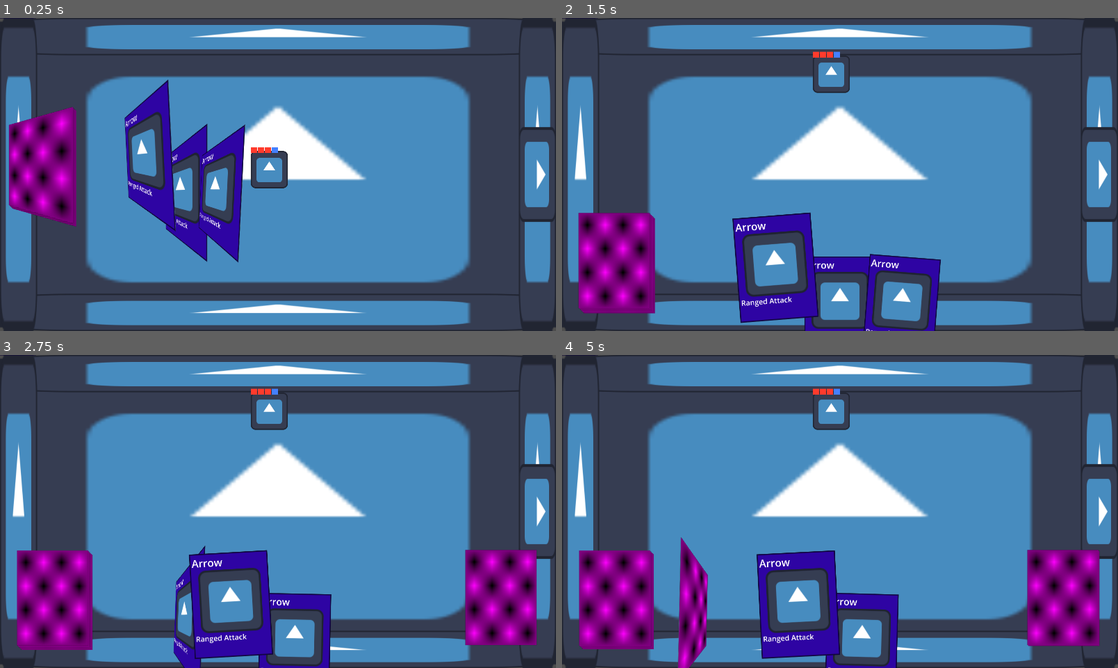
Above: before the commit, frames 1-4 (two rows, left to right).
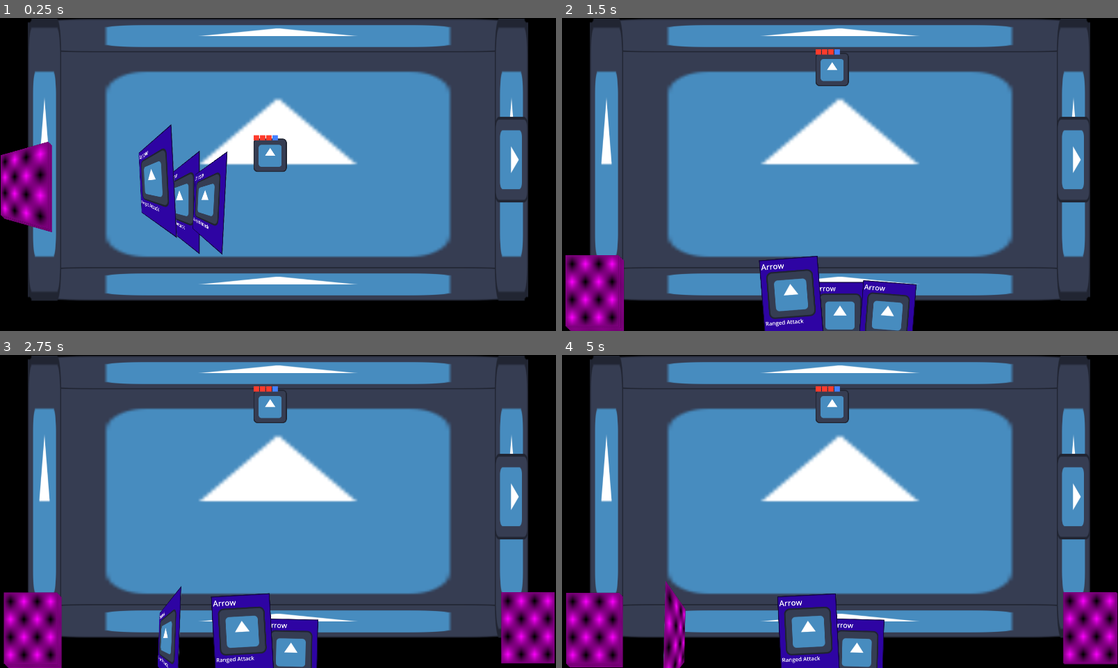
Above: after the commit, the same moments.

Repository: MamaDespik/GGJ-1
Game: Godot game, scene res://game.tscn
Two runs of this game, one before a commit and one after it. Both use one fixed random seed, a clock stepped at 60 frames per second and the inputs below. The engine's default icon, where the game draws it, is replaced by a stand-in: a white triangle on a blue panel in a dark square. Sound files missing from this copy of the repository are replaced by a short silence.
Inputs (mouse positions are in pixels of both pictures, inside the frame that each line leads up to):
- Up to frame 1 (0.25 s): no input
- Up to frame 2 (1.5 s): move the mouse to (867, 174) at 0.52 s; hold Mouse wheel up (change_highlight_left) 0.53-1.28 s; hold W (move_up) from 0.53 s (still down); move the mouse to (812, 174) at 1.27 s; tap Mouse wheel down (change_highlight_right) at 1.35 s
- Up to frame 3 (2.75 s): keep holding W (move_up); tap Enter at 2 s; move the mouse to (289, 505) at 2.02 s; press the mouse at (289, 505) at 2.03 s
- Up to frame 4 (5 s): keep holding W (move_up); move the mouse to (834, 517) at 2.77 s; release the mouse at (834, 517) at 2.78 s; tap Mouse wheel up (change_highlight_left) at 2.85 s; tap Space at 3.5 s; move the mouse to (878, 514) at 3.52 s; hold Mouse wheel down (change_highlight_right) 3.53-4.28 s; tap Enter at 4.25 s; move the mouse to (795, 508) at 4.27 s; click (795, 508) at 4.35 s

The runs differ from the first frame. In frame 1, 49% of the frame differs, in the area x 0-100%, y 0-100%; in frame 2, 46%; in frame 3, 48%; in frame 4, 49%.

Commit message:
Screen Spacing Adjustments

Diff:
--- a/godovelopment-game-jam-1/Cards/Card.tscn
+++ b/godovelopment-game-jam-1/Cards/Card.tscn
@@ -30,6 +30,7 @@
 
 [node name="CardSprite" type="Sprite2D" parent="."]
 position = Vector2(0, -163)
+scale = Vector2(0.75, 0.75)
 texture = SubResource("ViewportTexture_37kl0")
 
 [node name="CardModelViewport" type="SubViewport" parent="CardSprite"]
--- a/godovelopment-game-jam-1/Cards/CardsContainer.tscn
+++ b/godovelopment-game-jam-1/Cards/CardsContainer.tscn
@@ -11,19 +11,19 @@
 script = ExtResource("1_pb388")
 
 [node name="DrawPilePosition" type="Node2D" parent="."]
-position = Vector2(180, 1000)
+position = Vector2(104, 1104)
 
 [node name="DrawPile" parent="DrawPilePosition" instance=ExtResource("2_3qmae")]
 unique_name_in_owner = true
 
 [node name="HandPosition" type="Node2D" parent="."]
-position = Vector2(960, 1150)
+position = Vector2(960, 1197)
 
 [node name="Hand" parent="HandPosition" instance=ExtResource("2_5ohjb")]
 unique_name_in_owner = true
 
 [node name="DiscardPilePosition" type="Node2D" parent="."]
-position = Vector2(1730, 1000)
+position = Vector2(1823, 1104)
 
 [node name="DiscardPile" parent="DiscardPilePosition" instance=ExtResource("1_5ohjb")]
 unique_name_in_owner = true
--- a/godovelopment-game-jam-1/Cards/card.gd
+++ b/godovelopment-game-jam-1/Cards/card.gd
@@ -11,7 +11,7 @@
 var position_tween:Tween
 var target_angle:float = 0
 var initial_card_height:float
-var highlighted_height_adjustment:float = -100
+var highlighted_height_adjustment:float = -50
 var player:Player
 var current_card_action:CardAction
 var simulated:bool = false
--- a/godovelopment-game-jam-1/Cards/card_picker.tscn
+++ b/godovelopment-game-jam-1/Cards/card_picker.tscn
@@ -22,7 +22,6 @@
 
 [node name="Hand" parent="." instance=ExtResource("2_sqb8c")]
 position = Vector2(960, 811)
-scale = Vector2(2, 2)
 
 [node name="Label" type="Label" parent="."]
 offset_left = 501.0
--- a/godovelopment-game-jam-1/Cards/hand.gd
+++ b/godovelopment-game-jam-1/Cards/hand.gd
@@ -2,7 +2,7 @@
 class_name Hand
 
 var hand_size:int = 3
-var spacing:int = 200
+var spacing:int = 150
 var angle_spacing:float = PI/40
 var cards:Array[Card]
 var highlight_index:int = 0
--- a/godovelopment-game-jam-1/Levels/shop_room.tscn
+++ b/godovelopment-game-jam-1/Levels/shop_room.tscn
@@ -103,7 +103,6 @@
 
 [node name="Hand" parent="CardRemovalZone" index="2" instance=ExtResource("8_qt6ip")]
 position = Vector2(959, 567)
-scale = Vector2(2, 2)
 
 [node name="RemoveCardLabel2" type="Label" parent="CardRemovalZone" index="3"]
 visible = false
--- a/godovelopment-game-jam-1/game.gd
+++ b/godovelopment-game-jam-1/game.gd
@@ -6,8 +6,8 @@
 var current_region:Region
 var current_floor:Floor
 
-@onready var player = $Player
-@onready var floor_container = $FloorContainer
+@onready var player = %Player
+@onready var floor_container = %FloorContainer
 @onready var cards_container: CardsContainer = $CardsContainer
 @onready var fader: ColorRect = $Fader
 
--- a/godovelopment-game-jam-1/game.tscn
+++ b/godovelopment-game-jam-1/game.tscn
@@ -10,13 +10,37 @@
 script = ExtResource("1_7jktm")
 region_scenes = Array[PackedScene]([ExtResource("2_7jktm")])
 
-[node name="FloorContainer" type="Node2D" parent="."]
+[node name="Background" type="ColorRect" parent="."]
+custom_minimum_size = Vector2(1920, 1080)
+offset_right = 1920.0
+offset_bottom = 1080.0
+mouse_filter = 2
+color = Color(0, 0, 0, 1)
 
-[node name="Player" parent="." instance=ExtResource("2_fc0e3")]
+[node name="SubViewportContainer" type="SubViewportContainer" parent="."]
+custom_minimum_size = Vector2(1920, 1080)
+offset_left = 96.0
+offset_top = 3.0
+offset_right = 2016.0
+offset_bottom = 1083.0
+scale = Vector2(0.9, 0.9)
+
+[node name="SubViewport" type="SubViewport" parent="SubViewportContainer"]
+disable_3d = true
+transparent_bg = true
+handle_input_locally = false
+size = Vector2i(1920, 1080)
+render_target_update_mode = 4
+
+[node name="FloorContainer" type="Node2D" parent="SubViewportContainer/SubViewport"]
+unique_name_in_owner = true
+
+[node name="Player" parent="SubViewportContainer/SubViewport" instance=ExtResource("2_fc0e3")]
+unique_name_in_owner = true
 position = Vector2(930, 523)
 
 [node name="CardsContainer" parent="." node_paths=PackedStringArray("player", "draw_pile") instance=ExtResource("3_7jktm")]
-player = NodePath("../Player")
+player = NodePath("../SubViewportContainer/SubViewport/Player")
 draw_pile = NodePath("TestDeck")
 
 [node name="TestDeck" parent="CardsContainer" instance=ExtResource("4_fc0e3")]
@@ -24,4 +48,5 @@
 
 [node name="Fader" type="ColorRect" parent="."]
 custom_minimum_size = Vector2(1920, 1080)
+mouse_filter = 2
 color = Color(0, 0, 0, 0)
